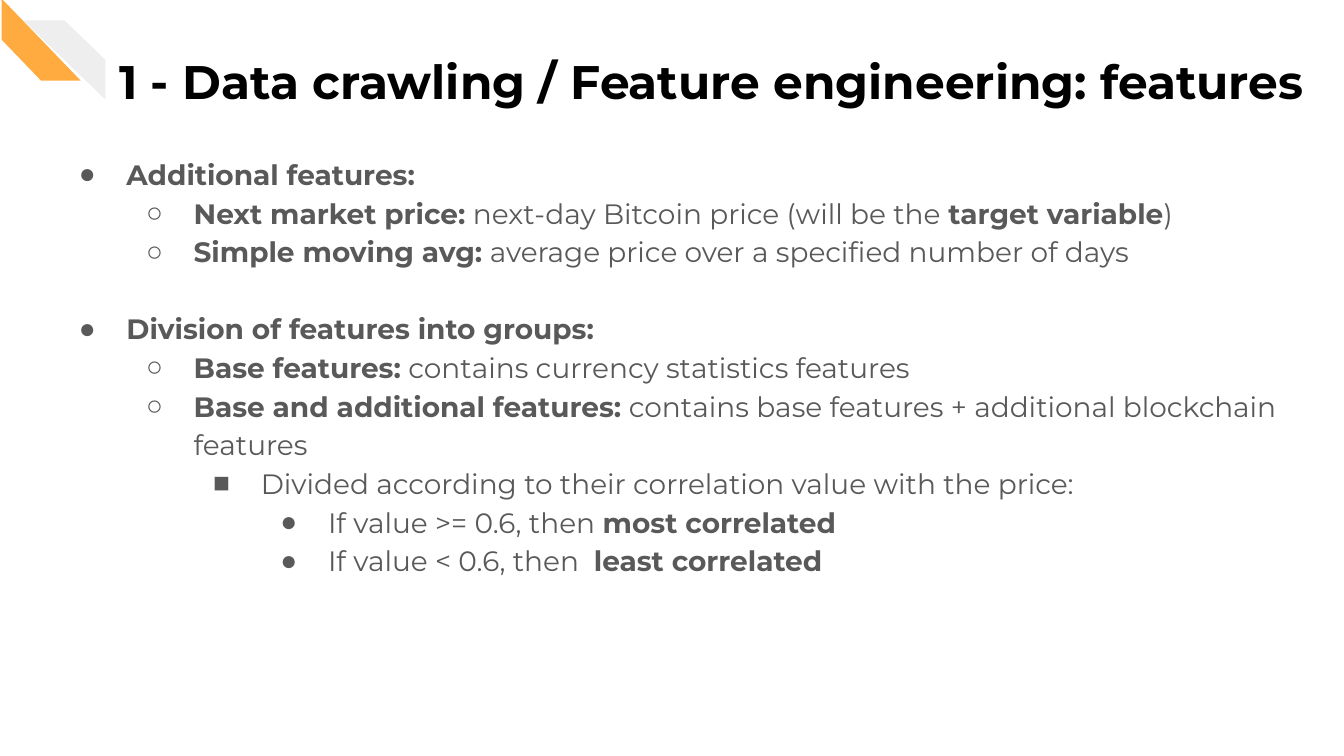
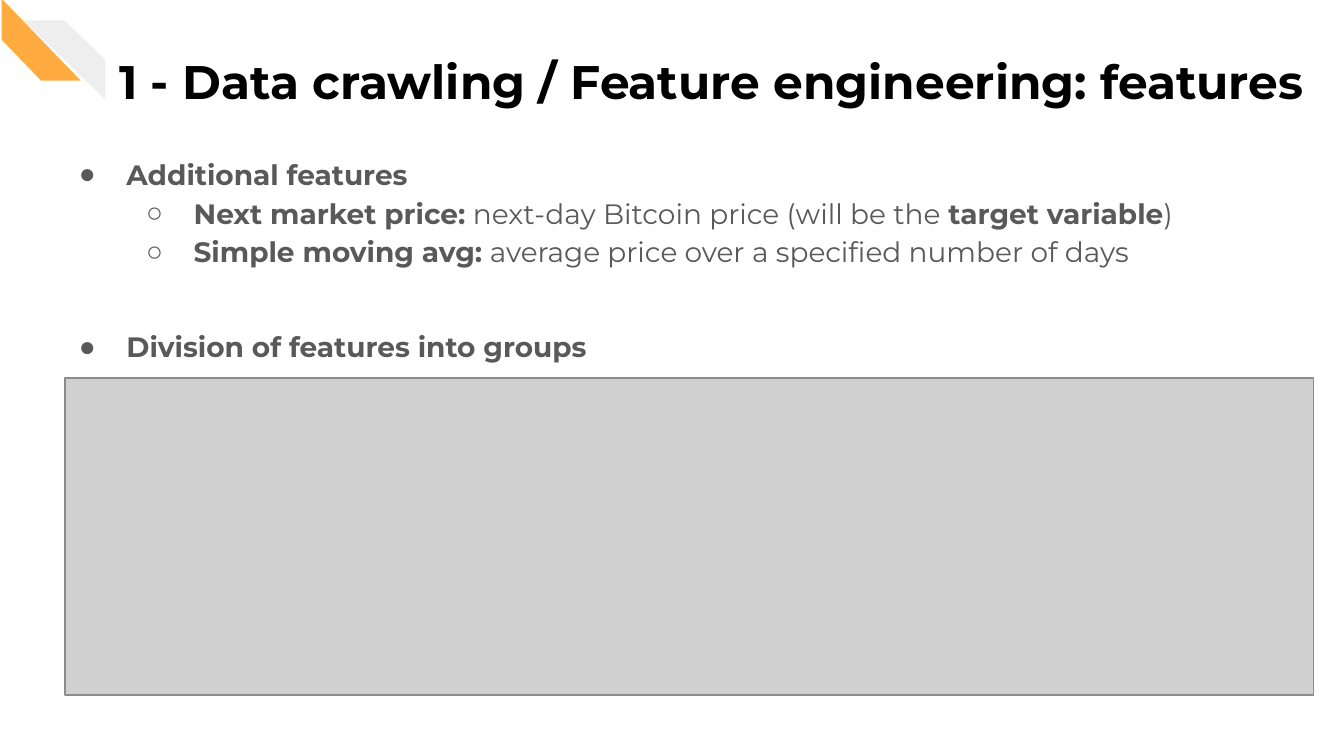
Before and after one commit to CorsiDanilo/bitcoin-price-prediction-with-pyspark, a slide deck: slide 13 of presentation/presentation.pptx. Drawn at 1344x756 pixels with LibreOffice and Linux fonts; fonts in the diff are those of the drawing; grey boxes stand for pictures. Boxes give left, top, right and bottom in pixels: in the first picture for what was removed or moved away, otherwise in the second. Text is boxed around its words. In the diff, an @@ line names an element or a change of style, - is before the commit and + after.

Commit message:
Updating presentation and images

```diff
--- a/presentation/presentation.pptx
+++ b/presentation/presentation.pptx
@@ text at [126, 163, 408, 185]: text changed @@
-● Additional features:
+● Additional features
@@ text at [126, 335, 586, 363]: text changed; bold on @@
-● Division of features into groups:
-  ○ Base features: contains currency statistics features
-  ○ Base and additional features: contains base features + additional blockchain features
-    ■ Divided according to their correlation value with the price:
-      ● If value >= 0.6, then most correlated
-      ● If value < 0.6, then least correlated
+● Division of features into groups
@@ picture added at [65, 378, 1313, 695] @@
```
Also in this commit, not shown: 7 other slides changed, 12 other files.
